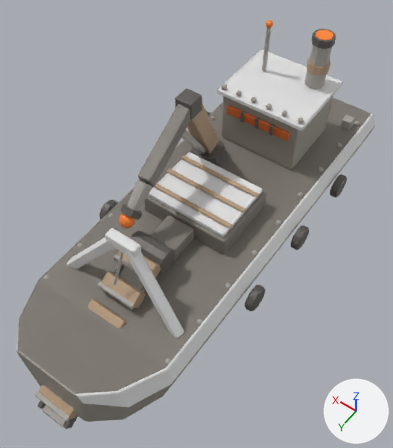
A saved change to the glTF model game/models/crucible_builder_sea.glb.
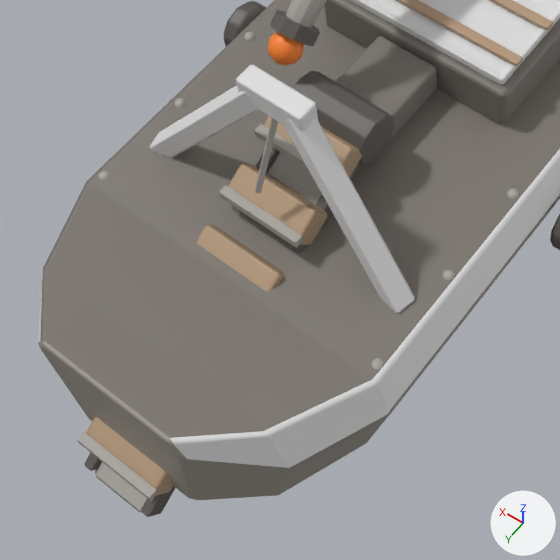
Old and new are each drawn whole from a 50 mm lens placed at (-1.022, 1.568, 2.436), pointed at (-0.039, 0.191, 0.274) and again close up on the part from 0% to 63% of the width and 44% to 100% of the height. Every picture has the same lights, and +X, +Y and +Z are marked at lower right. The older version's two pictures come first. Vertices at exactly the same position are counted once.

The scene before the commit, as lines of its bpy script (objects in view):
```python
me_body = bpy.data.meshes.new('Body')
me_body.from_pydata(...)  # 2200 vertices, 4084 faces; spans x -0.49..0.49, y -1.15..1.27, z -0.14..0.89
me_body.materials.append(mat_defaultmaterial)
ob_body = bpy.data.objects.new('Body', me_body)
ob_body.location = (0.0, 0.0, 0.0)
```
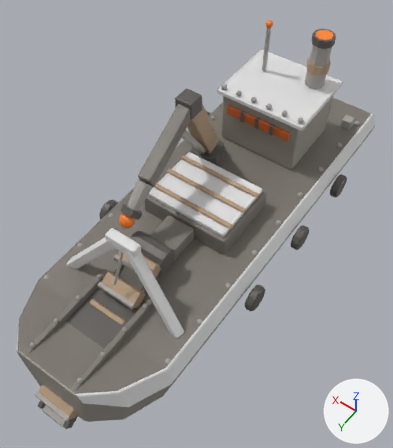
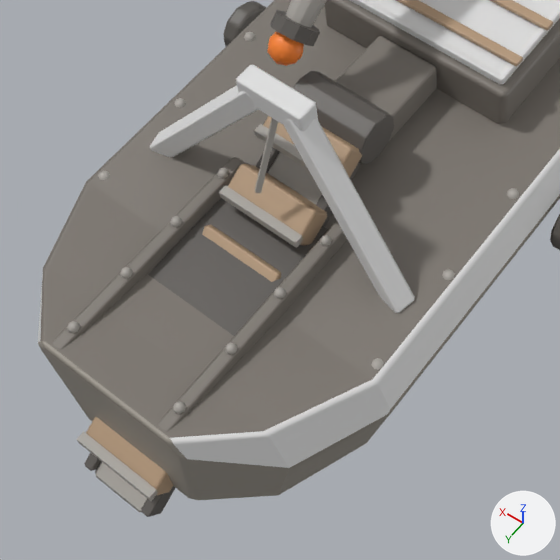
Where the change shows, as pixel boxes (x1, y1, x2, y2) in the close-ups (560 x 560 px):
part 1 of me_body, added: after (320, 235, 332, 246)
part 2 of me_body, added: after (274, 287, 286, 299)
part 3 of me_body, added: after (225, 342, 237, 355)
part 4 of me_body, added: after (173, 401, 186, 414)
part 5 of me_body, added: after (217, 168, 229, 179)
part 6 of me_body, added: after (170, 216, 182, 227)
part 7 of me_body, added: after (120, 267, 132, 279)
part 8 of me_body, added: after (67, 321, 80, 333)
part 9 of me_body, added: after (148, 198, 328, 336)
part 10 of me_body, added: after (158, 223, 347, 432)
part 11 of me_body, added: after (53, 157, 244, 350)

Diff of the bpy script that builds the scene:
```diff
--- a/game/models/crucible_builder_sea.glb.py
+++ b/game/models/crucible_builder_sea.glb.py
@@ me_body @@
 # used by ob_body; location = (0.0, 0.0, 0.0)
-me_body.from_pydata(...)  # 2200 vertices, 4084 faces; spans x -0.49..0.49, y -1.15..1.27, z -0.14..0.89
+me_body.from_pydata(...)  # 2480 vertices, 4600 faces; spans x -0.49..0.49, y -1.15..1.27, z -0.14..0.89
+# me_body part 1: a new loose piece, a UV sphere (8 segments, 4 rings, poles along z) spanning x -0.147..-0.123, y 0.708..0.732, z 0.29..0.314, in mat_defaultmaterial
+# me_body part 2: a new loose piece, a UV sphere (8 segments, 4 rings, poles along z) spanning x -0.147..-0.123, y 0.848..0.872, z 0.29..0.314, in mat_defaultmaterial
+# me_body part 3: a new loose piece, a UV sphere (8 segments, 4 rings, poles along z) spanning x -0.147..-0.123, y 0.988..1.012, z 0.29..0.314, in mat_defaultmaterial
+# me_body part 4: a new loose piece, a UV sphere (8 segments, 4 rings, poles along z) spanning x -0.147..-0.123, y 1.128..1.152, z 0.29..0.314, in mat_defaultmaterial
+# me_body part 5: a new loose piece, a UV sphere (8 segments, 4 rings, poles along z) spanning x 0.123..0.147, y 0.708..0.732, z 0.29..0.314, in mat_defaultmaterial
+# me_body part 6: a new loose piece, a UV sphere (8 segments, 4 rings, poles along z) spanning x 0.123..0.147, y 0.848..0.872, z 0.29..0.314, in mat_defaultmaterial
+# me_body part 7: a new loose piece, a UV sphere (8 segments, 4 rings, poles along z) spanning x 0.123..0.147, y 0.988..1.012, z 0.29..0.314, in mat_defaultmaterial
+# me_body part 8: a new loose piece, a UV sphere (8 segments, 4 rings, poles along z) spanning x 0.123..0.147, y 1.128..1.152, z 0.29..0.314, in mat_defaultmaterial
+# me_body part 9: a new loose piece of 24 vertices spanning x -0.12..0.12, y 0.68..1.18, z 0.25..0.27, in mat_defaultmaterial
+# me_body part 10: a new loose piece of 24 vertices spanning x -0.15..-0.12, y 0.67..1.19, z 0.25..0.3, in mat_defaultmaterial
+# me_body part 11: a new loose piece of 24 vertices spanning x 0.12..0.15, y 0.67..1.19, z 0.25..0.3, in mat_defaultmaterial
 me_body.materials.append(mat_defaultmaterial)
```
